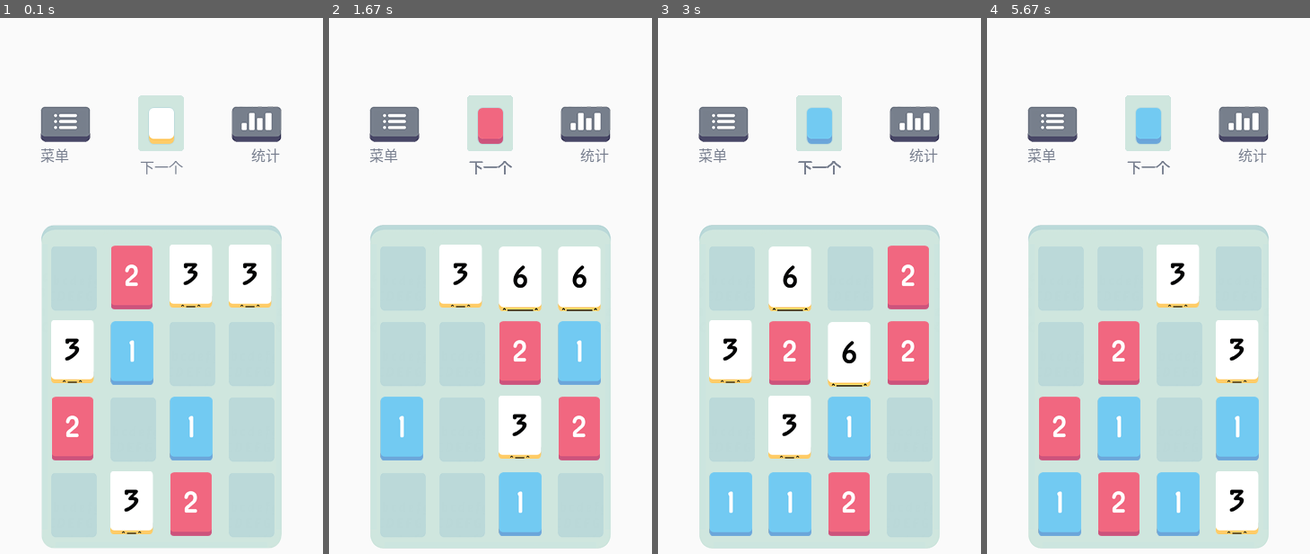
Above: before the commit, frames 1-4 (left to right).
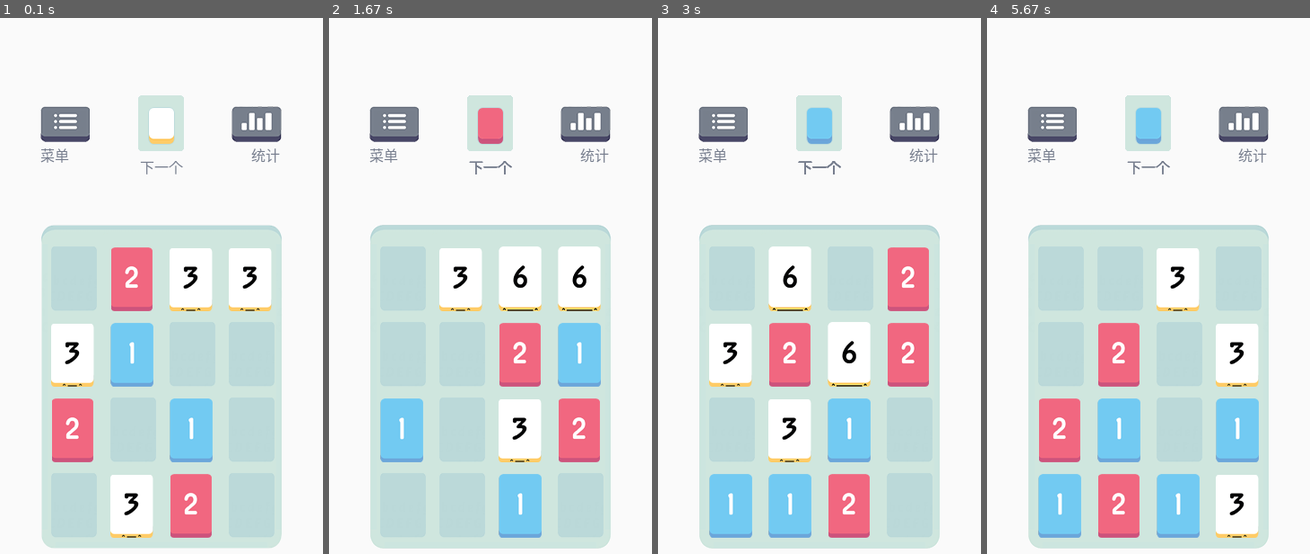
Above: after the commit, the same moments.

Repository: Asassong/the-game-Threes
Game: pygame game, started from Threes/threes_pygame.py
Two runs of this game, one before a commit and one after it. Both use one fixed random seed, a clock stepped at 60 frames per second and the inputs below.
Inputs (mouse positions are in pixels of both pictures, inside the frame that each line leads up to):
- Up to frame 1 (0.1 s): no input
- Up to frame 2 (1.67 s): hold D 0.33-0.8 s; click (477, 371) at 0.98 s; hold W 1.27-1.57 s; tap Shift at 1.33 s; hold D from 1.6 s (still down)
- Up to frame 3 (3 s): tap Shift at 1.67, 2.17, 2.47, 2.73 s; release D at 2.07 s; hold A 2.1-2.63 s; hold S 2.67-2.97 s
- Up to frame 4 (5.67 s): click (1051, 125) at 3.12 s; hold A 3.43-3.83 s; tap Shift at 3.5, 3.93, 4.33, 4.63, 5.43 s; hold W 3.87-4.23 s; hold D 4.27-4.9 s; click (1041, 39) at 5.08 s; hold S from 5.37 s (still down)

The runs differ from the first frame. In frame 1, 2.7% of the frame differs, in the area x 15-85%, y 17-97%; in frame 2, 1.8%; in frame 3, 2.2%; in frame 4, 2.6%.

Commit message:
Add files via upload

Diff:
--- a/Threes/threes_pygame.py
+++ b/Threes/threes_pygame.py
@@ -9,11 +9,10 @@
 W A S D键控制，shift + W A S D 键预览，ESC键退出，菜单中重试或结束后按回车键重玩，统计只是个装饰
 """
 
-
 running = True
 stage = 0
 text = 0
-board = [[-3 for i in range(4)]for j in range(4)]
+board = [[-3 for i in range(4)] for j in range(4)]
 stage_array = []
 screen = pygame.display.set_mode((360, 720))
 menu_clicked = False
@@ -53,12 +52,12 @@
 
 
 def draw_next_num():
-    pygame.draw.rect(screen, (250, 250, 250), (110, 110, 130, 30))
+    pygame.draw.rect(screen, (250, 250, 250), (100, 100, 150, 50))
     background = pygame.image.load("back1.png").convert_alpha()
     screen.blit(background, (154, 86))
     font = pygame.font.SysFont('microsoftyaheimicrosoftyaheiui', 16)
     next_text = font.render("下一个", 2, (119, 126, 142))
-    screen.blit(next_text, (180 - next_text.get_width()/2, 165 - next_text.get_height() / 2))
+    screen.blit(next_text, (180 - next_text.get_width() / 2, 165 - next_text.get_height() / 2))
     if stage == -1:
         tile_back = pygame.image.load("tile_back.png").convert_alpha()
         screen.blit(tile_back, (165, 99))
@@ -141,14 +140,14 @@
 
 def add_tile(situation):
     if situation == "any":
-        empty = get_empty_spaces()   # 开始时随机生成，游戏中受移动方向控制
+        empty = get_empty_spaces()  # 开始时随机生成，游戏中受移动方向控制
     else:
         empty = situation
     chosen = random.choice(empty)
     board[chosen[0]][chosen[1]] = stage
 
 
-def get_next_num():     # 1，2，3，3以上的数概率为105:105:105:15,当最大数大于等于48时开始产生3以上的数
+def get_next_num():  # 1，2，3，3以上的数概率为105:105:105:15,当最大数大于等于48时开始产生3以上的数
     global stage, stage_array
     stage_array = []
     if judge_max_number(board) > 3:
@@ -185,10 +184,10 @@
                 minus_one += 1
             elif j == -2:
                 minus_two += 1
-    if minus_two > minus_one:       # 1和2的数量差多少就补多少
-        stage_array.extend([-1]*(minus_two - minus_one))
+    if minus_two > minus_one:  # 1和2的数量差多少就补多少
+        stage_array.extend([-1] * (minus_two - minus_one))
     else:
-        stage_array.extend([-2]*(minus_one - minus_two))
+        stage_array.extend([-2] * (minus_one - minus_two))
 
 
 def move_left(a_board):
@@ -275,7 +274,7 @@
     num = []
     num2 = []
     is_moved = False
-    for i in range(0, 4):   # 1，2合成3，相同合成更高一级
+    for i in range(0, 4):  # 1，2合成3，相同合成更高一级
         for j in range(3, 0, -1):
             if a_board[i][j] == -3 and a_board[i][j - 1] != -3:
                 a_board[i][j], a_board[i][j - 1] = a_board[i][j - 1], a_board[i][j]
@@ -313,7 +312,7 @@
     num = []
     num2 = []
     is_moved = False
-    for i in range(0, 3):   # 1，2合成3，相同合成更高一级
+    for i in range(0, 3):  # 1，2合成3，相同合成更高一级
         for j in range(0, 4):
             if a_board[i][j] == -3 and a_board[i + 1][j] != -3:
                 a_board[i][j], a_board[i + 1][j] = a_board[i + 1][j], a_board[i][j]
@@ -349,22 +348,22 @@
 def key_control():
     global running, menu_clicked
     key_list = pygame.key.get_pressed()
-    for event in pygame.event.get():    # 玄学错误 列表二维坐标颠倒
+    for event in pygame.event.get():  # 玄学错误 列表二维坐标颠倒
         if event.type == pygame.QUIT:
             running = False
             pygame.quit()
             sys.exit()
         if event.type == pygame.MOUSEBUTTONDOWN:
-            button_clicked = button(event.pos[0], event.pos[1])   # 获得鼠标点击位置
+            button_clicked = button(event.pos[0], event.pos[1])  # 获得鼠标点击位置
             if menu_clicked and not button_clicked[1]:  # 点击菜单按钮后点击其他地方
                 menu_clicked = False
                 pygame.draw.rect(screen, (250, 250, 250), (0, 0, 360, 50))
-            if menu_clicked and button_clicked[1]:      # 点击菜单按钮后点击重试按钮
+            if menu_clicked and button_clicked[1]:  # 点击菜单按钮后点击重试按钮
                 menu_clicked = False
                 main()
-            if button_clicked[0]:                       # 点击菜单按钮
+            if button_clicked[0]:  # 点击菜单按钮
                 menu_clicked = True
-        if event.type == pygame.KEYDOWN:                # W A S D键移动 如果有按下shift则为预览
+        if event.type == pygame.KEYDOWN:  # W A S D键移动 如果有按下shift则为预览
             if event.key == pygame.K_a:
                 if not key_list[pygame.K_LSHIFT]:
                     move_up(board)
@@ -385,16 +384,16 @@
                     move_right(board)
                 else:
                     preview("right")
-            if event.key == pygame.K_ESCAPE:            # ESC键退出
+            if event.key == pygame.K_ESCAPE:  # ESC键退出
                 running = False
                 pygame.quit()
                 sys.exit()
             if event.key == pygame.K_KP_ENTER or event.key == pygame.K_RETURN:
                 if is_end():
-                    main()    # 结束按enter键重开
+                    main()  # 结束按enter键重开
 
         if event.type == pygame.KEYUP:
-            if event.key == pygame.K_LSHIFT:        # 抬起shift键结束预览
+            if event.key == pygame.K_LSHIFT:  # 抬起shift键结束预览
                 render(board)
                 draw_next_num()
 
@@ -406,7 +405,7 @@
     if 45 <= left <= menu.get_width() + 45 and 98 <= top <= menu.get_height() + 98:  # 菜单按钮的位置
         menu_window()
         menu_button = True
-    if 30 <= left <= 90 and 10 <= top <= 40:    # 重试按钮的位置
+    if 30 <= left <= 90 and 10 <= top <= 40:  # 重试按钮的位置
         retry_button = True
     return menu_button, retry_button
 
@@ -447,8 +446,8 @@
                 screen.blit(tile_image, location)
             else:
                 tile_image = pygame.image.load(turn(tile) + "a.png").convert_alpha()
-                x = 81 + i * 48 + 18 * i - tile_image.get_width()/2         # 居中对齐
-                y = 254 + j * 72 + 12 * j - 72 + tile_image.get_height()    # 底对齐
+                x = 81 + i * 48 + 18 * i - tile_image.get_width() / 2  # 居中对齐
+                y = 254 + j * 72 + 12 * j + 72 - tile_image.get_height()  # 底对齐
                 screen.blit(tile_image, (x, y))
     pygame.display.update()
 
@@ -464,17 +463,17 @@
     else:
         for i in range(3):
             for j in range(4):
-                if board[i][j] == board[i+1][j] and board[i][j] > -1:
+                if board[i][j] == board[i + 1][j] and board[i][j] > -1:
                     return False
                 else:
                     if board[i][j] + board[i + 1][j] == -3 and board[i + 1][j] * board[i][j] > 0:
                         return False
         for i in range(4):
             for j in range(3):
-                if board[i][j] == board[i][j+1] and board[i][j] > -1:
+                if board[i][j] == board[i][j + 1] and board[i][j] > -1:
                     return False
                 else:
-                    if board[i][j] + board[i][j+1] == -3 and board[i][j+1] * board[i][j] > 0:
+                    if board[i][j] + board[i][j + 1] == -3 and board[i][j + 1] * board[i][j] > 0:
                         return False
         return True
 
@@ -482,13 +481,19 @@
 def score():
     sum_score = 0
     pygame.draw.rect(screen, (250, 250, 250), (0, 0, 360, 200))
-    for i in board:
-        for j in i:
-            if j >= 0:
-                sum_score += 3 ** (j + 1)
+    font = pygame.font.SysFont('microsoftyaheimicrosoftyaheiui', 25)
+    for i, array in enumerate(board):
+        for j, tile in enumerate(array):
+            if tile >= 0:
+                x = 57 + i * 48 + 18 * i
+                y = 254 + j * 72 + 12 * j
+                tile_score = 3 ** (tile + 1)
+                sum_score += tile_score
+                score_image = font.render("+" + str(tile_score), 2, (255, 197, 63))
+                screen.blit(score_image, (x - score_image.get_width() / 2 + 23, y - score_image.get_height() / 2))
     font = pygame.font.SysFont('comicsans', 80)
     next_text = font.render(str(sum_score), 2, (0, 0, 0))
-    screen.blit(next_text, (180 - next_text.get_width()/2, 100 - next_text.get_height() / 2))
+    screen.blit(next_text, (180 - next_text.get_width() / 2, 100 - next_text.get_height() / 2))
     pygame.display.update()
 
 
@@ -500,12 +505,12 @@
             for j, tile in enumerate(array):
                 if tile != judge_max_number(board):
                     tile_image = pygame.image.load(turn(tile) + "b.png").convert_alpha()
-                    x = 81 + i * 48 + 18 * i - tile_image.get_width() / 2     # 居中对齐
-                    y = 254 + j * 72 + 12 * j - 72 + tile_image.get_height()  # 底对齐
+                    x = 81 + i * 48 + 18 * i - tile_image.get_width() / 2  # 居中对齐
+                    y = 254 + j * 72 + 12 * j + 72 - tile_image.get_height()  # 底对齐
                     screen.blit(tile_image, (x, y))
         font = pygame.font.SysFont('microsoftyaheimicrosoftyaheiui', 40)
         next_text = font.render("动不了了!", 2, (119, 126, 142))
-        screen.blit(next_text, (255 - next_text.get_width()/2, 100 - next_text.get_height() / 2))
+        screen.blit(next_text, (255 - next_text.get_width() / 2, 100 - next_text.get_height() / 2))
         pygame.display.update()
         pygame.time.wait(2000)
         score()
